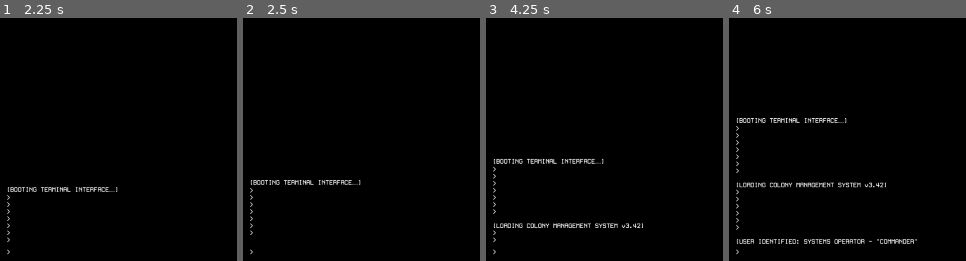
Above: before the commit, frames 1-4 (left to right).
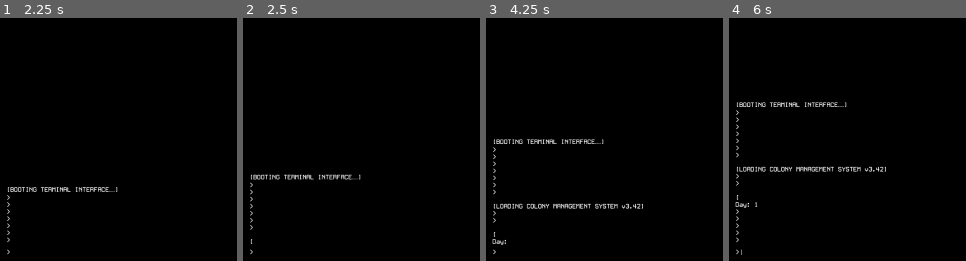
Above: after the commit, the same moments.

Repository: bsuster/Outpost-Equilibrium
Game: Godot game, scene res://scenes/levels/main_scene.tscn
Same seed, same stepped clock (60 frames per second), same inputs: the game is played once before the commit and once after it. Sound files missing from this copy of the repository are replaced by a short silence.
Inputs:
- Up to frame 1 (2.25 s): tap Enter (ui_accept) at 0.5, 1.35, 1.52, 1.82, 2 s; hold Enter (ui_accept) 0.53-1.28 s; hold Enter (ui_accept) from 2.03 s (still down)
- Up to frame 2 (2.5 s): keep holding Enter (ui_accept)
- Up to frame 3 (4.25 s): release Enter (ui_accept) at 2.78 s; tap Enter (ui_accept) at 2.85, 3.02, 3.32 s; hold Enter (ui_accept) from 3.53 s (still down); tap Escape (skip, bound only after the commit) at 4.15 s
- Up to frame 4 (6 s): release Enter (ui_accept) at 4.28 s; tap Enter (ui_accept) at 4.35, 4.52, 4.82, 5.85 s; hold Enter (ui_accept) 5.03-5.78 s

Frame 1 is identical in both runs. In frame 2, 1.5% of the frame differs, in the area x 2-50%, y 64-94%; in frame 3, 3.4%; in frame 4, 4.5%, in the area x 2-80%, y 34-98%.

Commit message:
Bunch of stuff

Diff:
--- a/data/data.json
+++ b/data/data.json
@@ -1,48 +1,66 @@
 {
 	"commands": {
 		"stabilize_air": {
-			"success": [
+			"description": "Purges toxins and recycles breathable air to maintain colony atmosphere.",
+			"success_text": [
 				"Air scrubbers hum to life. Colonists breathe easier.\n[color=green][+15 Oxygen][/color]\n[color=red][-10 Power][/color]",
 				"Atmospheric systems stabilized. Breathing quality improved.\n[color=green][+15 Oxygen][/color]\n[color=red][-10 Power][/color]"
 			],
-			"failure": [
+			"failure_text": [
 				"Scrubbers failed to initialize. Manual override required."
 				],
 			"effects": {
 				"oxygen": 15,
 				"power": -10
-			}
+			},
+			"condition": "has_min_power_10"
 		},
 		"cultivate_crops": {
-			"success": [
+			"description": "Routes CO2 into hydroponic systems to grow food.",
+			"success_text": [
 				"Hydroponic trays activated. Crops begin to flourish.\n[color=green][+20 Food][/color]\n[color=red][-5 Oxygen][/color]",
 				"Greenhouse systems rerouted. Food production initiated.\n[color=green][+20 Food][/color]\n[color=red][-5 Oxygen][/color]"
 			],
-			"failure": [
+			"failure_text": [
 				"The crops have been infected by unkown contageon"
 			],
 			"effects": {
 				"food": 20,
 				"oxygen": -5
-			}
+			},
+			"condition": "has_min_air_5"
+		},
+		"deploy_panels": {
+			"description": "Extends solar panels to generate power. Ineffective during dust storms.",
+			"success_text": [
+				"Panels deployed. Power flowing to the grid.[color=green][+20 Power][/color]",
+				"Solar collectors fully extended. Energy levels rising.[color=green][+20 Power][/color]"
+			],
+			"failure_text": [
+				"Dust storm interference. No sunlight. Panels remain offline."
+			],
+			"effects": {
+				"power": 20
+			},
+			"condition": "no_dust_storm",
 		},
 		"exit": {
-			"success": [
+			"success_text": [
 				"Are you sure you wish to abandon your post?\n[color=red][YES][/color] or [color=green][NO][/color]"
 			]
 		},
 		"yes": {
-			"success": [
+			"success_text": [
 				""
 			]
 		},
 		"no": {
-			"success": [
+			"success_text": [
 				""
 			]
 		},
 		"help": {
-			"success": [
+			"success_text": [
 				"--- AVAILABLE COMMANDS ---------------------------------------------------
 stabilize_air
 	- Increases Atmosphere by 15%
--- a/project.godot
+++ b/project.godot
@@ -22,6 +22,8 @@
 Globals="*res://singletons/globals.gd"
 CommandManager="*res://singletons/command_manager.gd"
 EventManager="*res://singletons/event_manager.gd"
+Conditions="*res://singletons/conditions.gd"
+ConditionFunction="*res://singletons/condition_function.gd"
 
 [display]
 
@@ -29,6 +31,25 @@
 window/size/viewport_height=1080
 window/size/mode=3
 
+[input]
+
+ui_accept={
+"deadzone": 0.5,
+"events": [Object(InputEventKey,"resource_local_to_scene":false,"resource_name":"","device":0,"window_id":0,"alt_pressed":false,"shift_pressed":false,"ctrl_pressed":false,"meta_pressed":false,"pressed":false,"keycode":4194309,"physical_keycode":0,"key_label":0,"unicode":0,"location":0,"echo":false,"script":null)
+, Object(InputEventKey,"resource_local_to_scene":false,"resource_name":"","device":0,"window_id":0,"alt_pressed":false,"shift_pressed":false,"ctrl_pressed":false,"meta_pressed":false,"pressed":false,"keycode":4194310,"physical_keycode":0,"key_label":0,"unicode":0,"location":0,"echo":false,"script":null)
+]
+}
+submit_input={
+"deadzone": 0.2,
+"events": [Object(InputEventKey,"resource_local_to_scene":false,"resource_name":"","device":-1,"window_id":0,"alt_pressed":false,"shift_pressed":false,"ctrl_pressed":false,"meta_pressed":false,"pressed":false,"keycode":0,"physical_keycode":4194309,"key_label":0,"unicode":0,"location":0,"echo":false,"script":null)
+]
+}
+skip={
+"deadzone": 0.2,
+"events": [Object(InputEventKey,"resource_local_to_scene":false,"resource_name":"","device":-1,"window_id":0,"alt_pressed":false,"shift_pressed":false,"ctrl_pressed":false,"meta_pressed":false,"pressed":false,"keycode":0,"physical_keycode":4194305,"key_label":0,"unicode":0,"location":0,"echo":false,"script":null)
+]
+}
+
 [rendering]
 
 renderer/rendering_method="gl_compatibility"
--- a/scenes/characters/terminal.gd
+++ b/scenes/characters/terminal.gd
@@ -10,6 +10,7 @@
 
 var is_printing: bool = false
 var previous_command: String = ""
+var is_printer_override: bool = false
 
 func _ready():
 	terminal_input.set_keep_editing_on_text_submit(true)
@@ -17,7 +18,7 @@
 		enable_input()
 
 func _input(event):
-	if event.is_action_pressed("ui_accept"):
+	if event.is_action_pressed("submit_input"):
 		submit_input()
 
 func disable_input() -> void:
@@ -31,7 +32,7 @@
 func submit_input():
 	if is_printing:
 		return
-	var command = terminal_input.text
+	var command = terminal_input.text.strip_edges()
 	var regex = RegEx.new()
 	regex.compile("\\[.*?\\]")
 	command = regex.sub(command, "", true).to_lower()
@@ -58,6 +59,12 @@
 			var new_pitch_scale = typing_pitch_range.pick_random() / 10.0
 			type_audio_player.pitch_scale = new_pitch_scale
 		_print_character(character)
+		if is_printer_override:
+			is_printer_override = false
+			_print_character("\n")
+			is_printing = false
+			printing_done.emit()
+			return
 		await get_tree().create_timer(0.0001).timeout
 
 	_print_character("\n")
@@ -67,3 +74,6 @@
 func _print_character(character: String) -> void:
 	terminal_output.text += character
 	type_audio_player.play(0.09)
+
+func force_print_stop() -> void:
+	is_printer_override = true
--- a/scenes/levels/main_scene.gd
+++ b/scenes/levels/main_scene.gd
@@ -2,10 +2,14 @@
 
 @export var background_songs: Array[AudioStream]
 
+@onready var terminal: Terminal = $Terminal
 @onready var background_player: AudioStreamPlayer2D = $BackgroundPlayer
 
+var current_day: int = 0
+var current_event: Event = null
+
 func _ready() -> void:
-	_play_next()
+	background_player.play()
 
 
 func _play_next() -> void:
@@ -19,3 +23,20 @@
 
 func _on_background_player_finished() -> void:
 	_play_next()
+
+func _next_day() -> void:
+	terminal.disable_input()
+	current_day += 1
+	randomize()
+	var has_event: bool = randi_range(4, 4) == 1
+	current_event = EventManager.get_random_event() if has_event else null
+
+
+	var day_string = "Day: %s" % [current_day]
+	terminal.print_terminal_output(day_string)
+	await terminal.printing_done
+	terminal.enable_input()
+
+
+func _on_intro_done():
+	_next_day()
--- a/scenes/levels/main_scene.tscn
+++ b/scenes/levels/main_scene.tscn
@@ -6,6 +6,28 @@
 [ext_resource type="Script" uid="uid://o7fjx4uyj3nv" path="res://scenes/misc/introduction.gd" id="2_ybdc1"]
 [ext_resource type="AudioStream" uid="uid://wfph64bkro7b" path="res://music/ambient-soundscapes-007-space-atmosphere-304974.mp3" id="3_quawd"]
 [ext_resource type="AudioStream" uid="uid://3ru03p2665om" path="res://music/space-ambience-56265.mp3" id="4_brv2t"]
+
+[sub_resource type="Animation" id="Animation_fiowe"]
+resource_name = "skip_pulse"
+length = 3.0
+loop_mode = 1
+tracks/0/type = "value"
+tracks/0/imported = false
+tracks/0/enabled = true
+tracks/0/path = NodePath("Label:theme_override_colors/font_color")
+tracks/0/interp = 2
+tracks/0/loop_wrap = true
+tracks/0/keys = {
+"times": PackedFloat32Array(0, 1.5, 3),
+"transitions": PackedFloat32Array(1, 1, 1),
+"update": 0,
+"values": [Color(1, 1, 1, 0.0431373), Color(1, 1, 1, 0.733333), Color(1, 1, 1, 0.0431373)]
+}
+
+[sub_resource type="AnimationLibrary" id="AnimationLibrary_brv2t"]
+_data = {
+&"skip_pulse": SubResource("Animation_fiowe")
+}
 
 [node name="MainScene" type="Control"]
 layout_mode = 3
@@ -20,9 +42,36 @@
 [node name="Terminal" parent="." instance=ExtResource("1_6312j")]
 layout_mode = 1
 
-[node name="Introduction" type="Node" parent="."]
+[node name="Introduction" type="Node2D" parent="."]
 script = ExtResource("2_ybdc1")
 
+[node name="Label" type="Label" parent="Introduction"]
+visible = false
+anchors_preset = 3
+anchor_left = 1.0
+anchor_top = 1.0
+anchor_right = 1.0
+anchor_bottom = 1.0
+offset_left = 1778.0
+offset_top = 1012.0
+offset_right = 1872.0
+offset_bottom = 1035.0
+grow_horizontal = 0
+grow_vertical = 0
+size_flags_horizontal = 8
+size_flags_vertical = 8
+theme_override_colors/font_color = Color(1, 1, 1, 0.0431373)
+text = "(ESC) to skip"
+
+[node name="AnimationPlayer" type="AnimationPlayer" parent="Introduction"]
+libraries = {
+&"": SubResource("AnimationLibrary_brv2t")
+}
+
+[node name="SpacingTimer" type="Timer" parent="Introduction"]
+
 [node name="BackgroundPlayer" type="AudioStreamPlayer2D" parent="."]
+stream = ExtResource("2_fiowe")
 
+[connection signal="intro_done" from="Introduction" to="." method="_on_intro_done"]
 [connection signal="finished" from="BackgroundPlayer" to="." method="_on_background_player_finished"]
--- /dev/null
+++ b/scenes/misc/command.gd
@@ -0,0 +1,28 @@
+extends Node
+
+class_name Command
+
+var title: String
+var description: String
+var effects := {}
+var success_text := [] # Array of success messages
+var failure_text := [] # Array of fail messages
+var condition_func: Callable # Optional function reference to check usage
+
+func _init(t: String, command_dict: Dictionary):
+	title = t
+	description = command_dict.description
+	effects = command_dict.effects
+	success_text = command_dict.success_text
+	failure_text = command_dict.failure_text
+
+func can_run() -> bool:
+	return condition_func.call()
+
+func get_success_text() -> String:
+	return success_text.pick_random()
+
+func get_failure_text() -> String:
+	if failure_text.is_empty():
+		return ">> Command failed unexpectedly."
+	return failure_text.pick_random()
--- a/scenes/misc/introduction.gd
+++ b/scenes/misc/introduction.gd
@@ -1,13 +1,16 @@
-extends Node
+extends Node2D
+
+signal intro_done
 
 @onready var terminal: Terminal = $"../Terminal"
+@onready var timer: Timer = $SpacingTimer
 
 var intro_text_blocks: Array[String] = [
 	"[BOOTING TERMINAL INTERFACE…]",
 	"\n[LOADING COLONY MANAGEMENT SYSTEM v3.42]",
 	"\n[USER IDENTIFIED: SYSTEMS OPERATOR - \"COMMANDER\"]",
 	"\n[STATUS: CRITICAL | CONNECTION: LOST]\n────────────────────────────────────────────────────────",
-	"\n\n>> YEAR: 2187
+	"\n\n> YEAR: 2187
 >> LOCATION: OUTPOST EOS — Epsilon Eridani b
 >> DISTANCE TO EARTH: 10.5 light years",
 	"\n\n> Log Entry 0001:
@@ -47,12 +50,32 @@
 > GOOD LUCK, COMMANDER."
 ]
 
+var is_intro_canceled: bool = false
+
 func _ready():
+	_show_intro()
+	#await get_tree().create_timer(2).timeout
+	#$Label.visible = true
+	#$AnimationPlayer.play("skip_pulse")
+
+func _show_intro() -> void:
 	terminal.disable_input()
 	for line in intro_text_blocks:
 		terminal.print_terminal_output(line)
 		await terminal.printing_done
-		await get_tree().create_timer(2).timeout
+		if is_intro_canceled:
+			intro_done.emit()
+			queue_free.call_deferred()
+			return
+		timer.start(2)
+		await timer.timeout
 
-	terminal.enable_input()
+	intro_done.emit()
 	queue_free.call_deferred()
+
+
+func _input(event):
+	if event.is_action_pressed("skip"):
+		timer.timeout.emit()
+		is_intro_canceled = true
+		terminal.force_print_stop()
--- /dev/null
+++ b/singletons/condition_function.gd
@@ -0,0 +1 @@
+extends Node
--- /dev/null
+++ b/singletons/conditions.gd
@@ -0,0 +1,9 @@
+extends Node
+
+func has_power(system_ref, amount):
+	return func():
+		return system_ref.get("power") >= amount
+
+func no_dust_storm(env_ref):
+	return func():
+		return not env_ref.dust_storm_active
Not shown: 1 places in scenes/levels/main_scene.tscn that only renumber resources
Not shown, added: scenes/misc/command.gd.uid
Not shown, added: singletons/condition_function.gd.uid
Not shown, added: singletons/conditions.gd.uid
